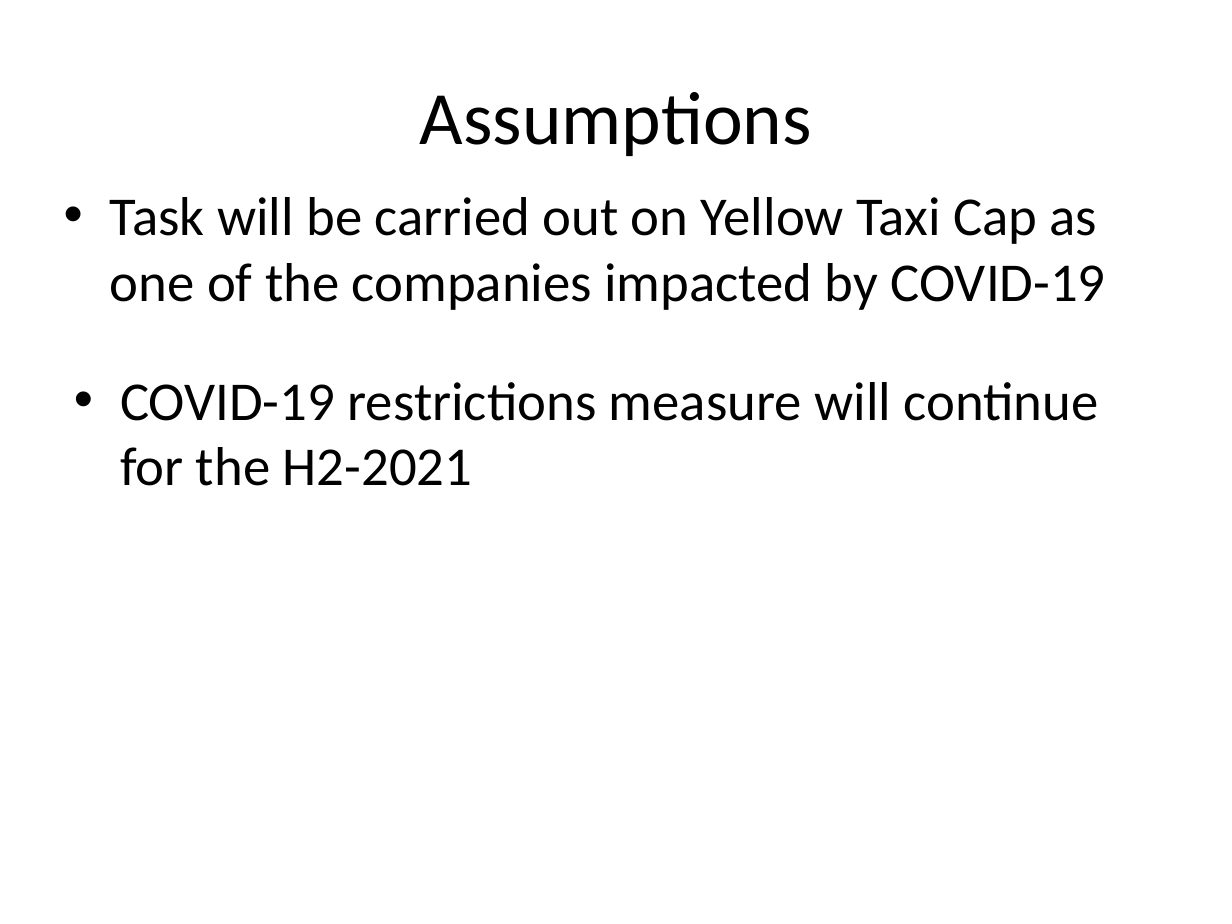
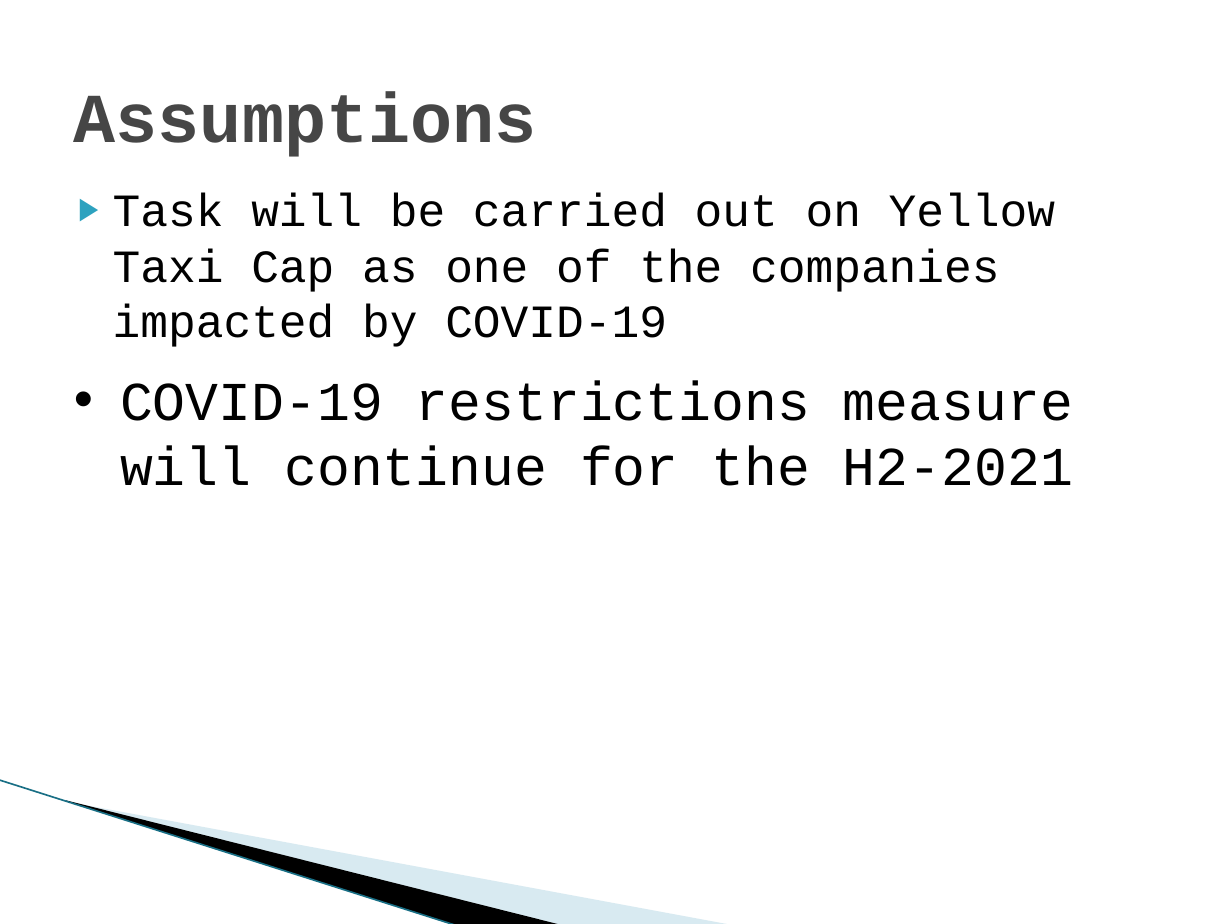
Before and after one commit to ziadmohd/NYCYellowTaxi, a slide deck: slide 2 of Impact of COVID-10 on NYC Taxi Industries.pptx. Drawn at 1232x924 pixels with LibreOffice and Linux fonts; fonts in the diff are those of the drawing; background and template pictures are left out. Boxes give left, top, right and bottom in pixels: in the first picture for what was removed or moved away, otherwise in the second. Text is boxed around its words. In the diff, an @@ line names an element or a change of style, - is before the commit and + after.

```diff
--- a/Impact of COVID-10 on NYC Taxi Industries.pptx
+++ b/Impact of COVID-10 on NYC Taxi Industries.pptx
@@ title "Assumptions" at <box>74,91,537,157</box>: size 44 to 41 pt, font Calibri to Courier New, text colour #000000 to #464646, bold on; alignment centre to left @@
@@ text "Task will be carried out ..." at <box>113,193,1055,347</box>: size 32 to 27 pt, font Calibri to Courier New; bullet • to ▶; less space between paragraphs @@
@@ text "COVID-19 restrictions measure will continue ..." at <box>120,381,1073,486</box>: font Calibri to Courier New @@
@@ line added from (0, 780) to (457, 924), #97C5D8 0.95 pt @@
@@ freeform shape added at <box>65,800,563,924</box>, fill #000000 @@
@@ freeform shape added at <box>68,801,733,924</box>, fill #A0CBDC at 40% opacity @@
```
Also in this commit, not shown: 14 other slides changed, 1 slide added.
